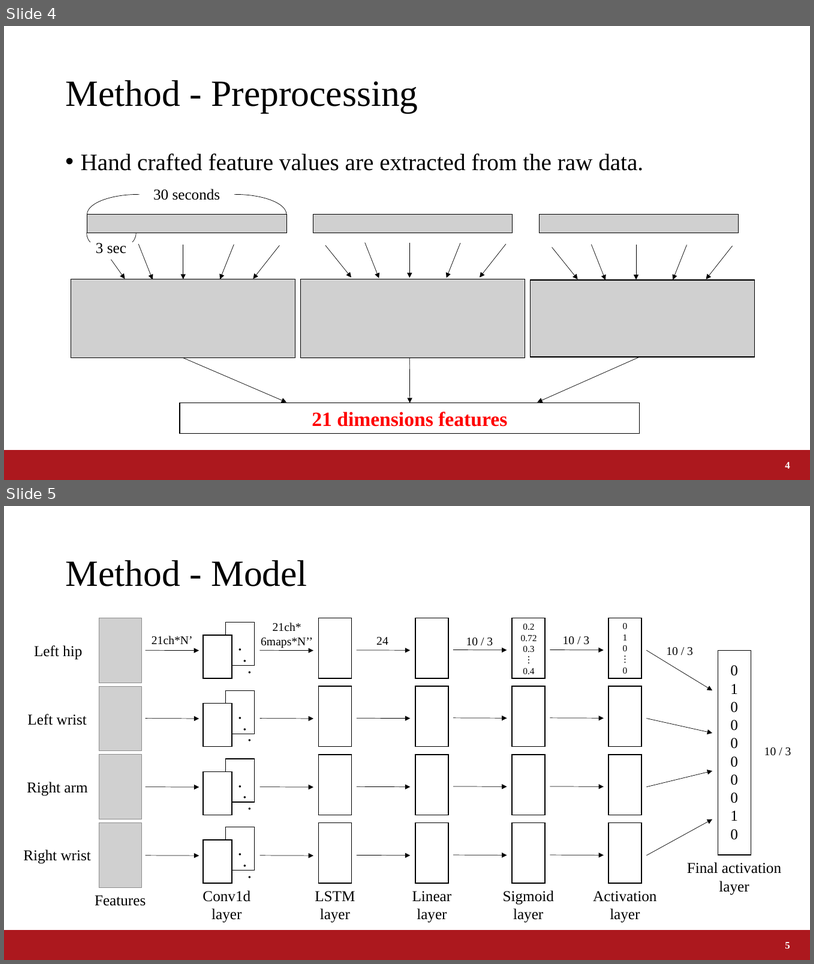
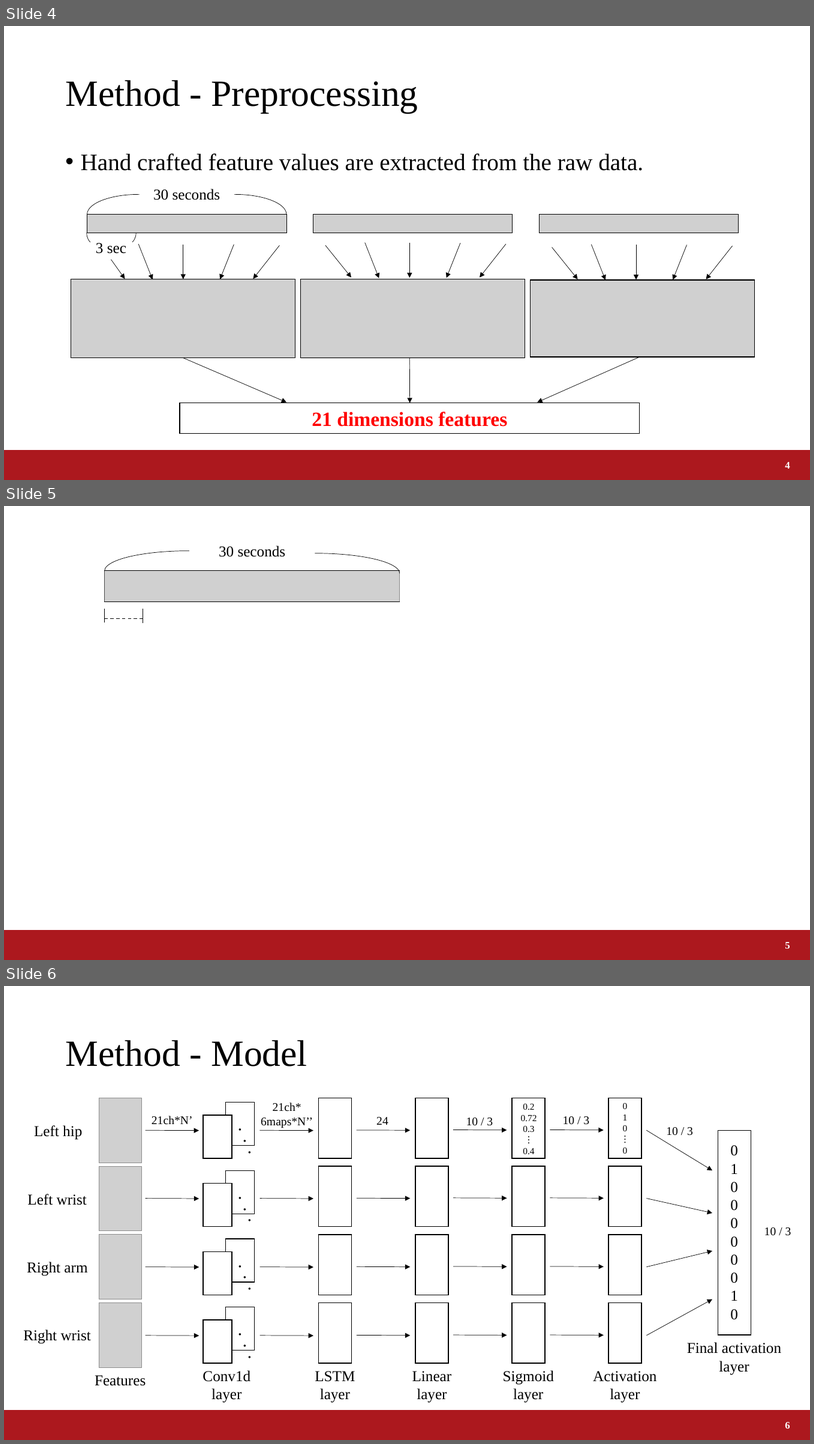
Before and after one commit to a2h1r0/lab, a slide deck: paper/ABC2020CookingChallenge/ABC2020_Fujii.pptx. Shown one above the other, each under a label of ours: slides 4 and 5 before the commit, slides 4, 5 and 6 after it. The pictures are 814x964 and 814x1444 pixels, drawn with LibreOffice and Linux fonts; fonts in the diff are those of the drawing; grey boxes stand for pictures; background and template pictures are left out. Boxes give left, top, right and bottom in pixels: in the first picture for what was removed or moved away, otherwise in the second. Text is boxed around its words. In the diff, an @@ line names an element or a change of style, - is before the commit and + after.

```diff
--- a/paper/ABC2020CookingChallenge/ABC2020_Fujii.pptx
+++ b/paper/ABC2020CookingChallenge/ABC2020_Fujii.pptx
@@ slide 5 added at [4,506,810,960], background #FFFFFF; not listed: 1 template element that a slide beside it also shows @@
@@ arc (boxed as its full ellipse) added at [104,551,273,591], outline #000000 0.5 pt @@
@@ text added at [219,546,286,557], 18 pt, text #000000 @@
+30 seconds
@@ arc (boxed as its full ellipse) added at [231,553,399,593], outline #000000 0.5 pt @@
@@ rectangle added at [104,571,399,601], outline #000000 1 pt @@
@@ picture added at [104,571,399,601] @@
@@ line added from (104, 608) to (104, 623), #000000 1 pt @@
@@ line added from (143, 608) to (143, 624), #000000 1 pt @@
@@ line added from (104, 619) to (143, 619), #000000 1 pt dashed @@
@@ page number added at [785,942,790,948], 12 pt, text #FFFFFF, bold @@
+5
@@ what was slide 5 is now slide 6 @@
@@ page number at [785,1422,790,1428]: text changed @@
-5
+6
```
Also in this commit, not shown: 3 slides changed, 1 other slide added, 1 slide removed, 1 other file.
